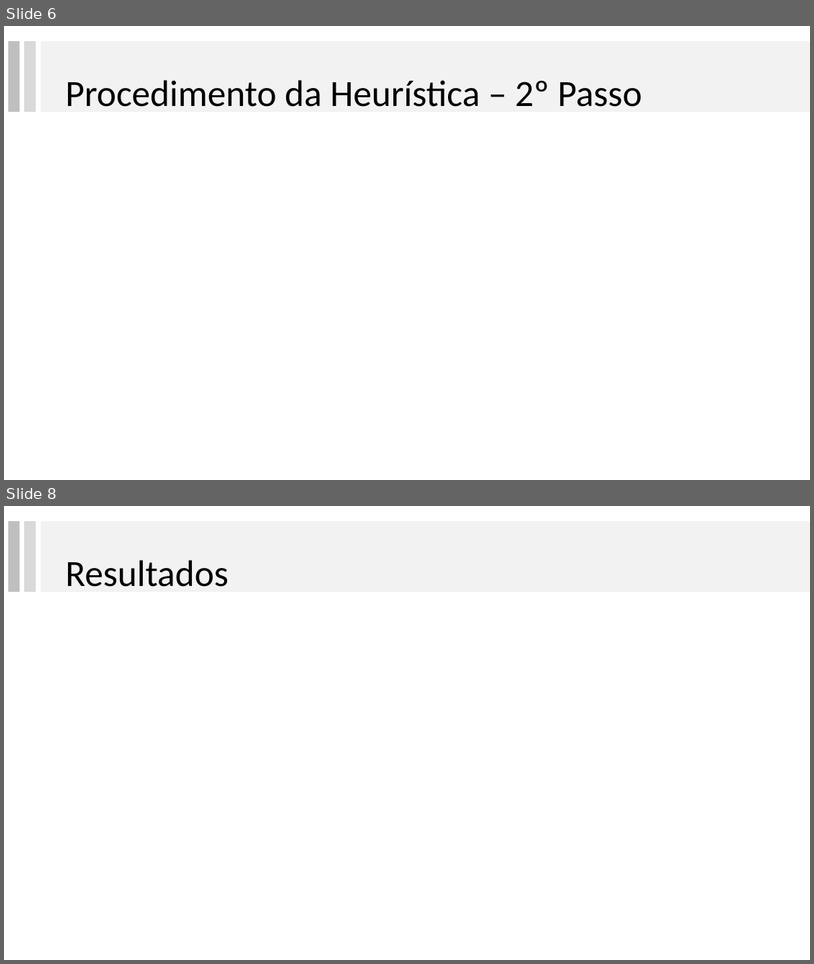
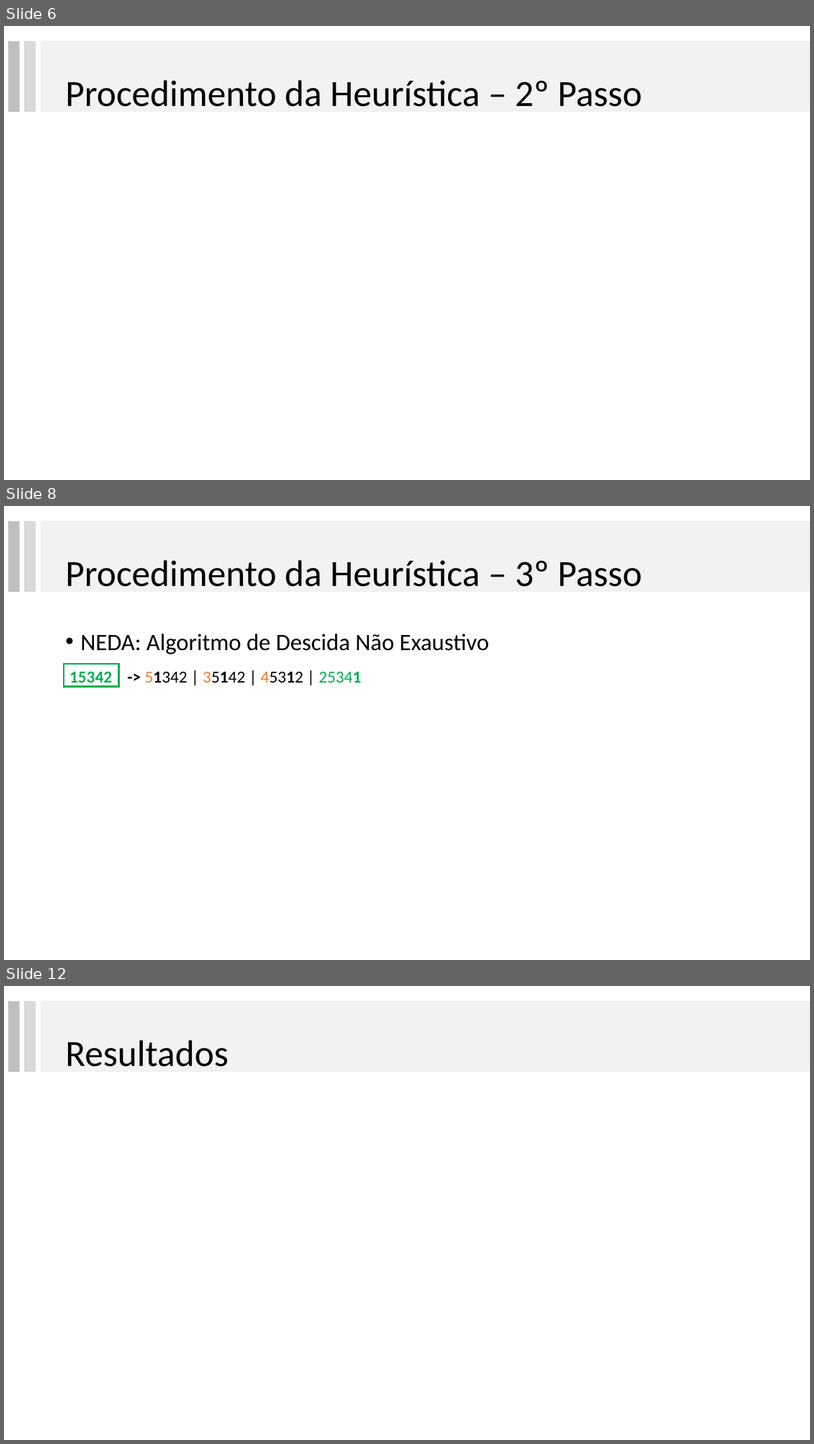
Before and after one commit to lpbiasoto/metaheuristicas, a slide deck: ApresentacaoRibas/apresentaçãoRibas.pptx. Shown one above the other, each under a label of ours: slides 6 and 8 before the commit, slides 6, 8 and 12 after it; the slides between them are not shown. The pictures are 814x964 and 814x1444 pixels, drawn with LibreOffice and Linux fonts; fonts in the diff are those of the drawing. Boxes give left, top, right and bottom in pixels: in the first picture for what was removed or moved away, otherwise in the second. Text is boxed around its words. In the diff, an @@ line names an element or a change of style, - is before the commit and + after.

Commit message:
com NEDA

```diff
--- a/ApresentacaoRibas/apresentaçãoRibas.pptx
+++ b/ApresentacaoRibas/apresentaçãoRibas.pptx
@@ slide 8 added at box(4, 506, 810, 960), background #FFFFFF @@
@@ rectangle added at box(8, 521, 20, 592), fill #BFBFBF @@
@@ rectangle added at box(24, 521, 36, 592), fill #D9D9D9 @@
@@ rectangle added at box(41, 521, 810, 592), fill #F2F2F2 @@
@@ title added at box(65, 560, 642, 587), 44 pt, text #000000 @@
+Procedimento da Heurística – 3º Passo
@@ text added at box(80, 633, 489, 654), 28 pt, text #000000 @@
+• NEDA: Algoritmo de Descida Não Exaustivo
@@ rectangle added at box(64, 664, 119, 687), outline #00B050 2.25 pt @@
@@ text added at box(70, 671, 361, 687), 20 pt, text #000000 @@
+15342 -> 51342 | 35142 | 45312 | 25341
@@ what was slide 8 is now slide 12 @@
```
Also in this commit, not shown: 1 slide changed, 3 other slides added.
